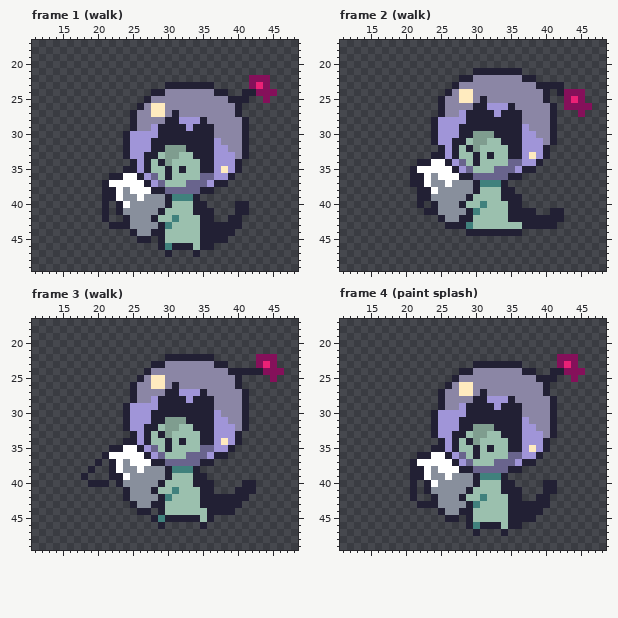
One commit to this pixel-art file: assets/images/pearl.ase. Above: the version before the commit.
64x64 pixels, 25 frames. Shown: frame 1 (walk): x 11..48, y 17..49; frame 2 (walk): x 11..48, y 17..49; frame 3 (walk): x 11..48, y 17..49; frame 4 (paint splash): x 11..48, y 17..49. The commit also changed other frames, which this record leaves out.
After the commit:
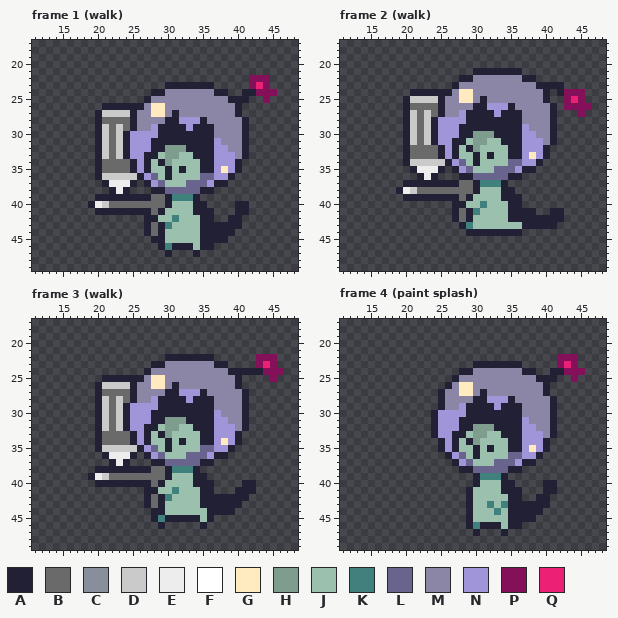
Palette (. is transparent): A #222034  B #6a6a6a  C #888f9c  D #cacaca  E #ededed  F #ffffff  G #ffebbf  H #7f9d8f  J #9bc0ae  K #40817d  L #69648d  M #8b86a5  N #a095d8  P #85105a  Q #eb2176
Log entry: Add a paint bucket splatter which deletes angels
Edits made:
layer "bucket" now hidden
layer "paint spray" added
Changed rows in their new state; - is an unchanged pixel.
Frame 1 (walk):
first column x 19:
26 --AAAAA----
27 -ADDDD-----
28 -ABBBB-----
29 -ADBDB-----
30 -ADBD------
31 -ADBD------
32 -ADBD------
33 -ADBD------
34 -ABBBB-----
35 -ABBBB-----
36 -ADDDDD----
37 ---EEEA.---
38 --.-EA...--
39 -A--AAAAABB
40 AEDBBBBBBBB
41 -A-A-AAAAB-
42 --.--...A--
43 ---.....AB-
44 ------..AB-
45 -------..A-
Frame 2 (walk):
first column x 19:
24 --AAAAA----
25 -ADDDD-----
26 -ABBBB-----
27 -ADBDB-----
28 -ADBD------
29 -ADBD------
30 -ADBD------
31 -ADBD------
32 -ABBBB-----
33 -ABBBB-----
34 -ADDDDD----
35 ---EEEA.---
36 --.-EA...--
37 -A--AAAAABB
38 AEDBBBBBBBB
39 -AA--AAAAB-
40 ---.-...A--
41 ----....AB-
42 ------..AB-
43 -------..--
Frame 3 (walk):
first column x 18:
25 ---AAAAA----
26 --ADDDD-----
27 --ABBBB-----
28 --ADBDB-----
29 --ADBD------
30 --ADBD------
31 --ADBD------
32 --ADBD------
33 --ABBBB-----
34 --ABBBB-----
35 --ADDDDD----
36 ----EEEA.---
37 --.--EA...--
38 -.AA-AAAAABB
39 .AEDBBBBBBBB
40 -.--A-AAAAB-
41 ------...A--
42 ------...AB-
43 -------..AB-
44 --------..A-
Frame 4 (paint splash):
first column x 21:
35 ---.----------
36 -....---------
37 ......--------
38 .......-------
39 .........-----
40 .-.......-----
41 .-......------
42 .--.....A-J---
43 -.......-J-K-K
44 ----....----K-
45 -----..-------
Where, in picture pixels (left, top, right, bottom), the same in both pictures:
changed: (88, 103, 165, 243)
changed: (396, 89, 473, 229)
changed: (81, 375, 165, 515)
changed: (410, 445, 508, 522)
